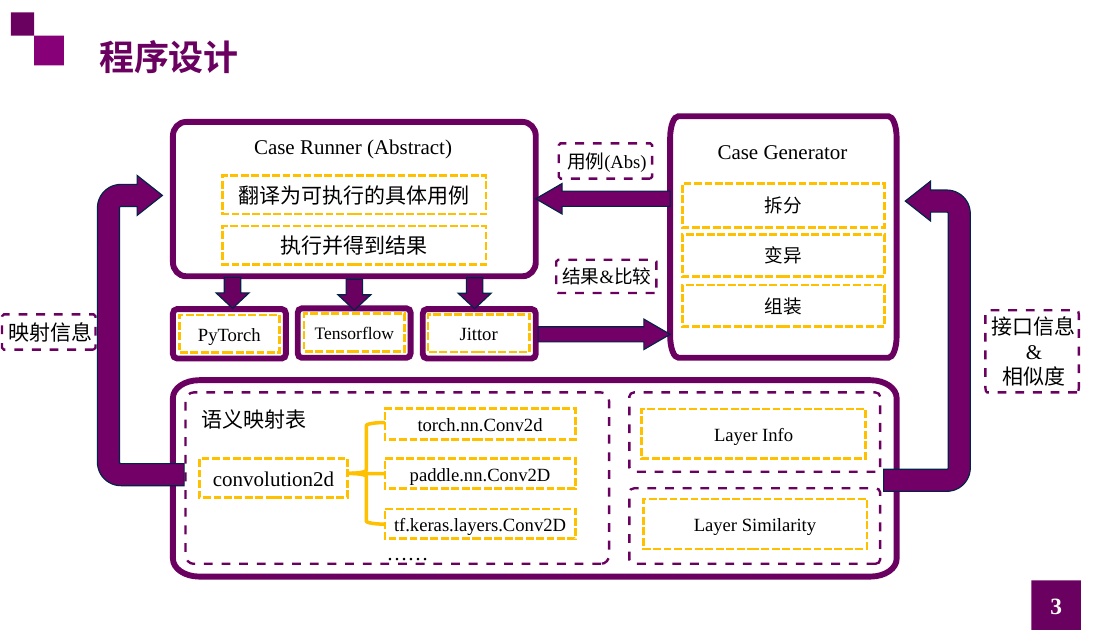
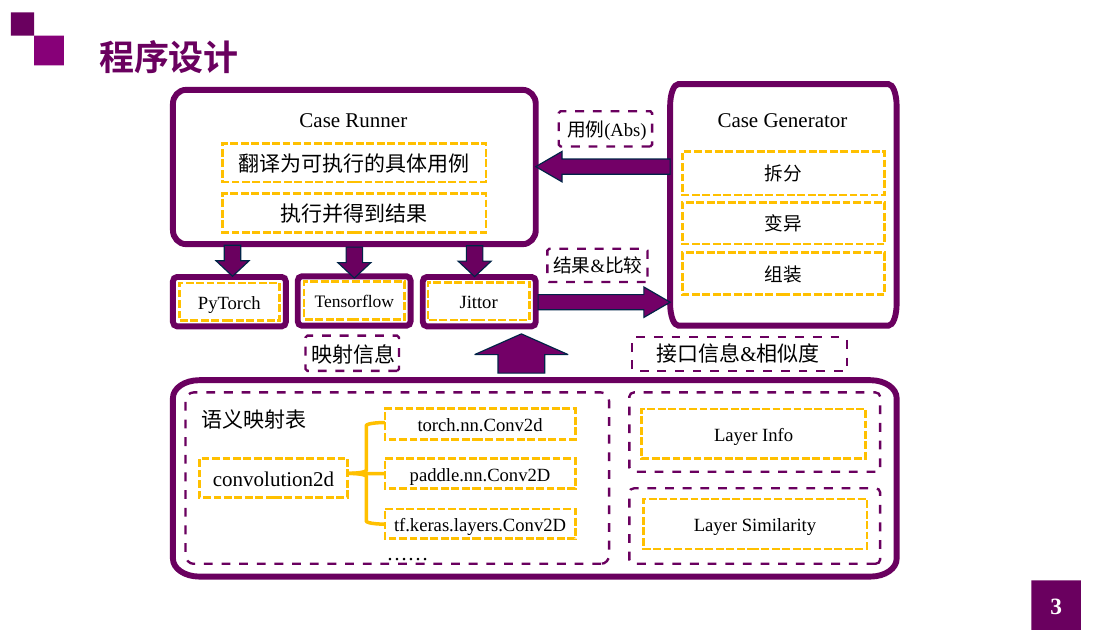
Before and after one commit to LingyueYan-NJU/MoCo_Delta, a slide deck: slide 3 of doc/230926-差分测试汇报.pptx. Drawn at 1120x630 pixels with LibreOffice and Linux fonts; fonts in the diff are those of the drawing; background and template pictures are left out. Boxes give left, top, right and bottom in pixels: in the first picture for what was removed or moved away, otherwise in the second. Text is boxed around its words. In the diff, an @@ line names an element or a change of style, - is before the commit and + after.

```diff
--- a/doc/230926-差分测试汇报.pptx
+++ b/doc/230926-差分测试汇报.pptx
@@ text at bbox=[299, 113, 407, 128]: text changed @@
-Case Runner (Abstract)
+Case Runner
@@ 2 rectangles, 1 right arrow, 1 freeform shape: place and size @@
-2 rectangles, 1 right arrow, 1 freeform shape at bbox=[304, 144, 885, 352]
+2 rectangles, 1 right arrow, 1 freeform shape at bbox=[304, 111, 885, 319]
@@ uturn arrow removed at bbox=[97, 176, 184, 486] @@
@@ uturn arrow removed at bbox=[884, 181, 970, 492] @@
@@ 6 rectangles, 5 freeform shapes, 3 down arrows, 2 texts, 1 right arrow: place and size @@
-6 rectangles, 5 freeform shapes, 3 down arrows, 2 texts, 1 right arrow at bbox=[173, 116, 897, 359]
+6 rectangles, 5 freeform shapes, 3 down arrows, 2 texts, 1 right arrow at bbox=[173, 84, 897, 327]
@@ text "结果&比较": place and size @@
-text "结果&比较" at bbox=[562, 267, 651, 285]
+text "结果&比较" at bbox=[553, 256, 642, 274]
@@ freeform shape: place and size @@
-freeform shape at bbox=[556, 260, 656, 292]
+freeform shape at bbox=[548, 249, 648, 281]
@@ text "映射信息": place and size @@
-text "映射信息" at bbox=[8, 322, 92, 342]
+text "映射信息" at bbox=[312, 344, 396, 364]
@@ freeform shape: place and size @@
-freeform shape at bbox=[2, 314, 95, 350]
+freeform shape at bbox=[306, 336, 399, 371]
@@ right arrow added at bbox=[475, 334, 568, 373], fill #730067, outline #002447 1 pt @@
@@ freeform shape: place and size @@
-freeform shape at bbox=[986, 310, 1079, 392]
+freeform shape at bbox=[632, 338, 847, 371]
@@ text at bbox=[656, 343, 819, 363]: text changed @@
-接口信息
-&
-相似度
+接口信息&相似度
```
Also in this commit, not shown: 2 other slides changed.
